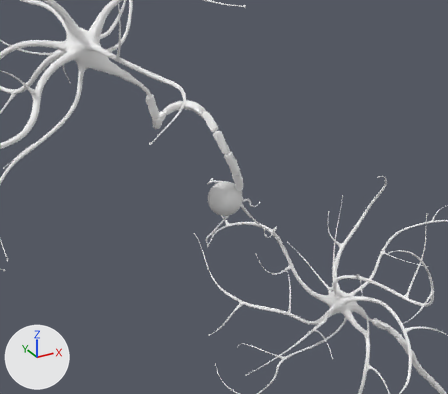
The glTF model SFIDA/models/sina_movimento.gltf as it was, and as the next commit left it.
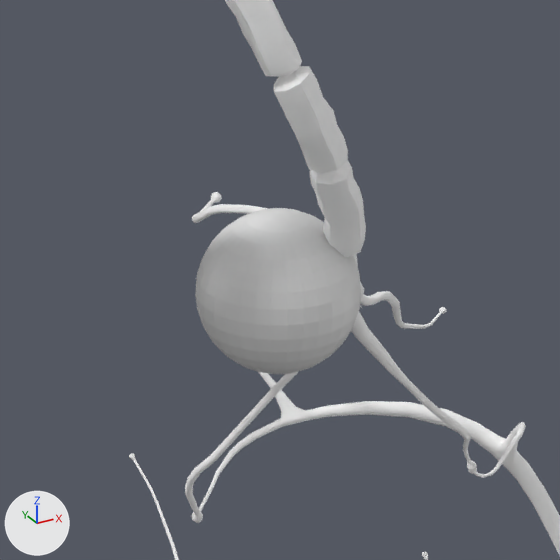
Old and new are each drawn from a camera (50 mm lens) standing at (-6.31, -11.5, 5.88) and looking at (-0.01, -0.05, 0.16) and again close up on the part from 37% to 63% of the width and 35% to 65% of the height. Every picture has the same lights, and +X, +Y and +Z are marked at lower left. Where no turn or scale is listed for an object, it has been applied to the vertices.
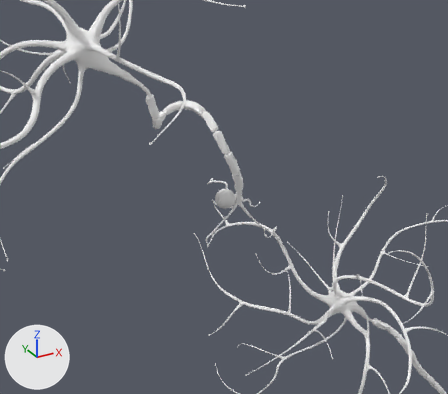
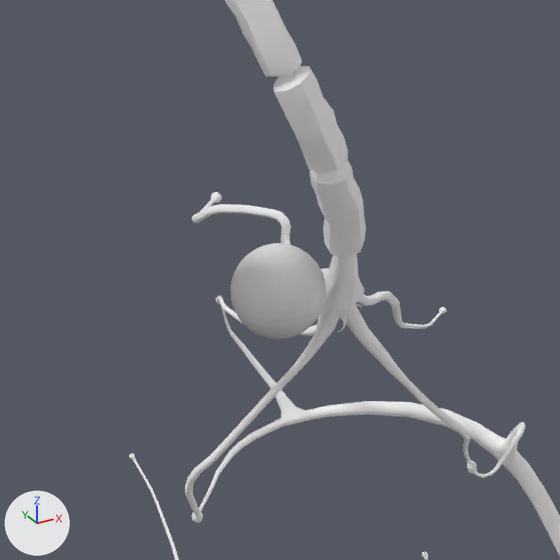
Commit message: last try

Pixel boxes [x1, y1, x2, y2] of what changed, in the close-ups (560 x 560 px):
'Sfera.001', rescaled (43% narrower, 42% shorter): before [195, 208, 361, 374]; after [231, 243, 326, 339]

The change in detail:
Object 'Sfera.001' (ob_sfera_001) is rescaled from (0.4, 0.4, 0.4) to (0.231, 0.231, 0.231).
